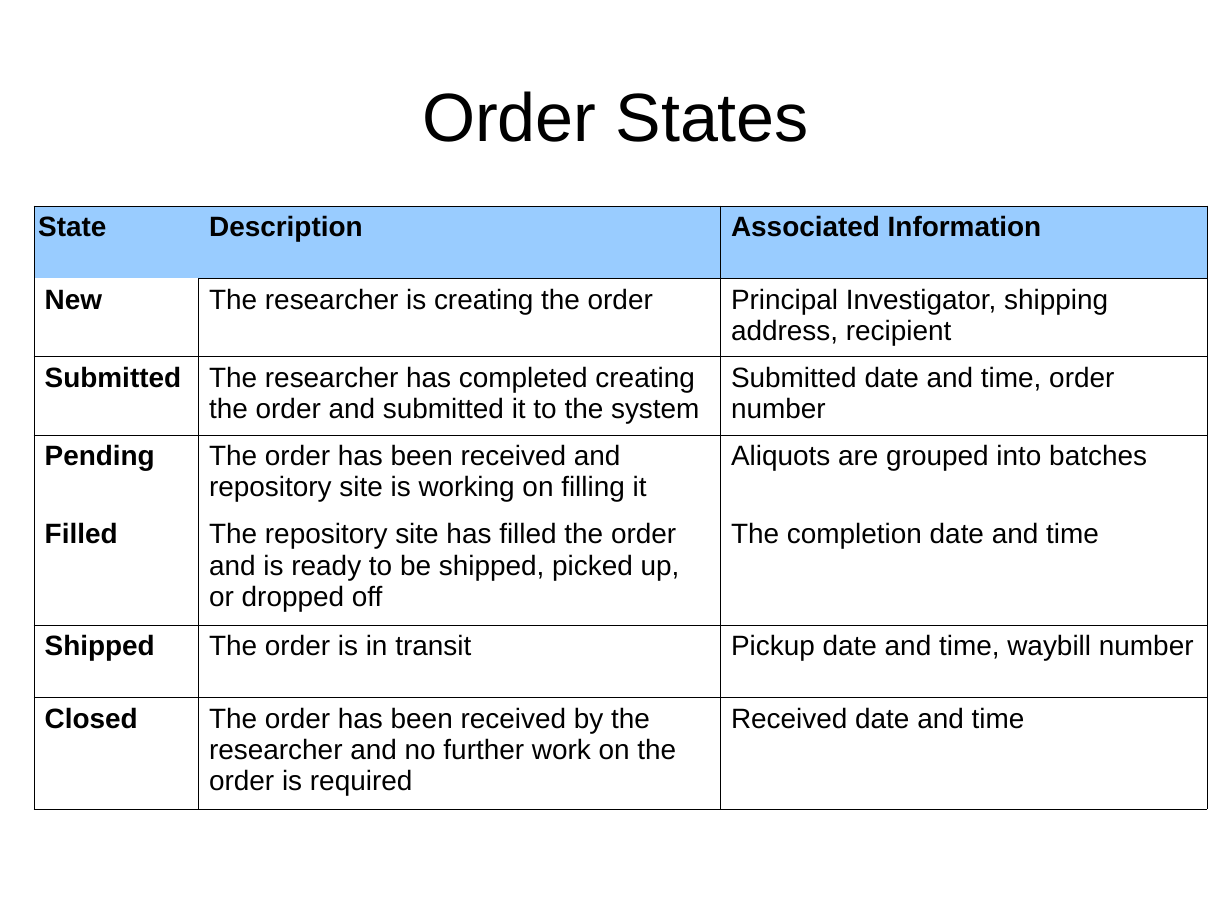
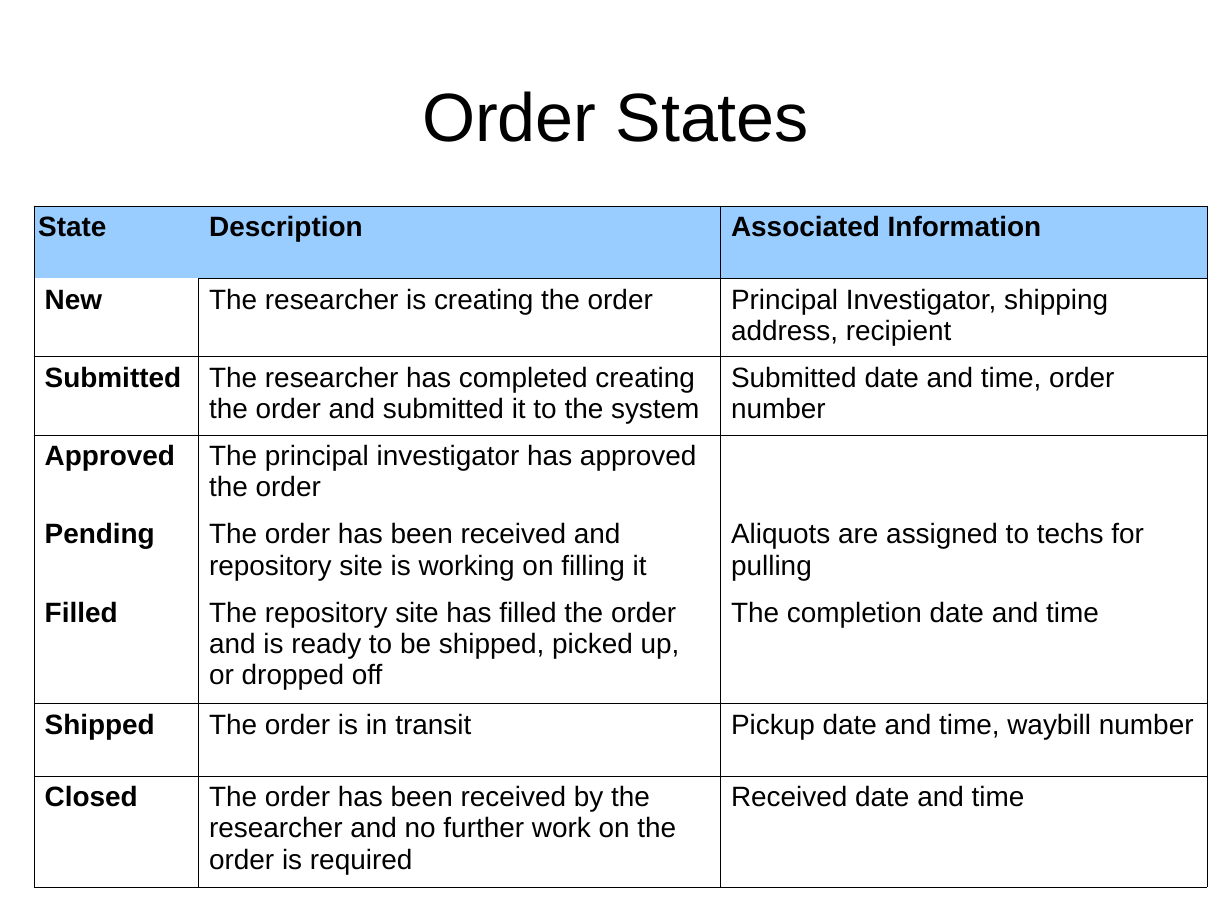
Before and after one commit to CBSR-Biobank/biobank, a slide deck: slide 9 of docs/sampleRequestFlowcharts.odp. Drawn at 1232x924 pixels with LibreOffice and Linux fonts; fonts in the diff are those of the drawing. Boxes give left, top, right and bottom in pixels: in the first picture for what was removed or moved away, otherwise in the second. Text is boxed around its words. In the diff, an @@ line names an element or a change of style, - is before the commit and + after.

```diff
--- a/docs/sampleRequestFlowcharts.odp
+++ b/docs/sampleRequestFlowcharts.odp
@@ table at <box>34,206,1207,878</box> @@
-row 4: Pending | The order has been received and repository site is working on filling it | Aliquots are grouped into batches
+row 4: Approved | The principal investigator has approved the order | 
+row 5: Pending | The order has been received and repository site is working on filling it | Aliquots are assigned to techs for pulling
```
Also in this commit, not shown: 3 other slides changed, 1 slide removed, 3 other files.
